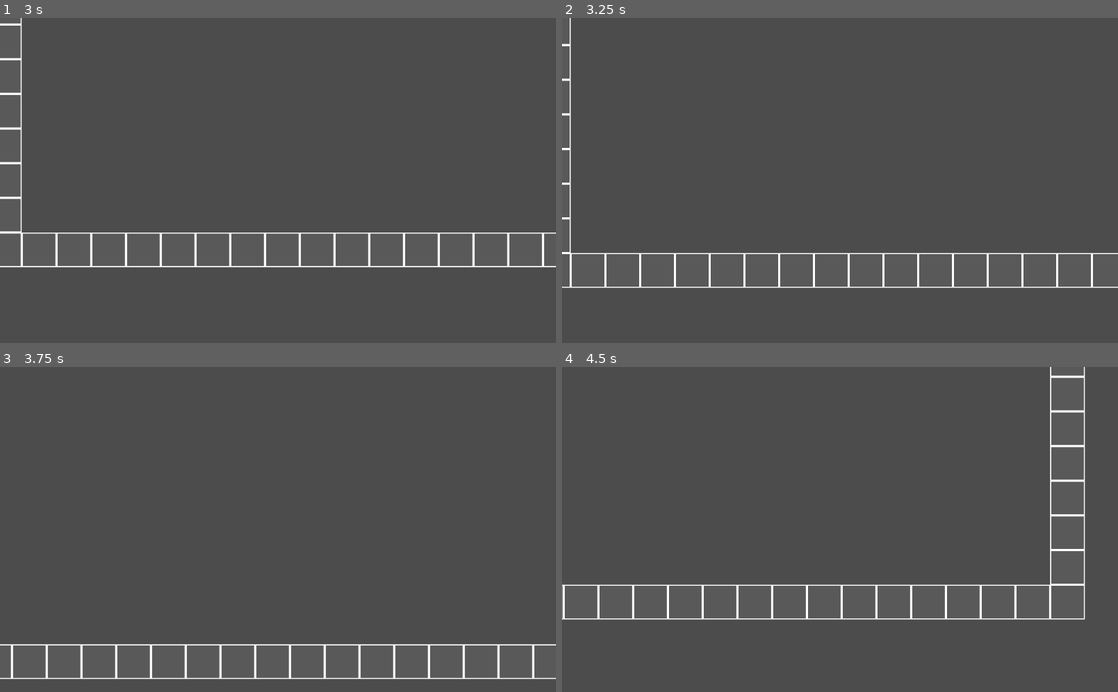
Above: before the commit, frames 1-4 (two rows, left to right).
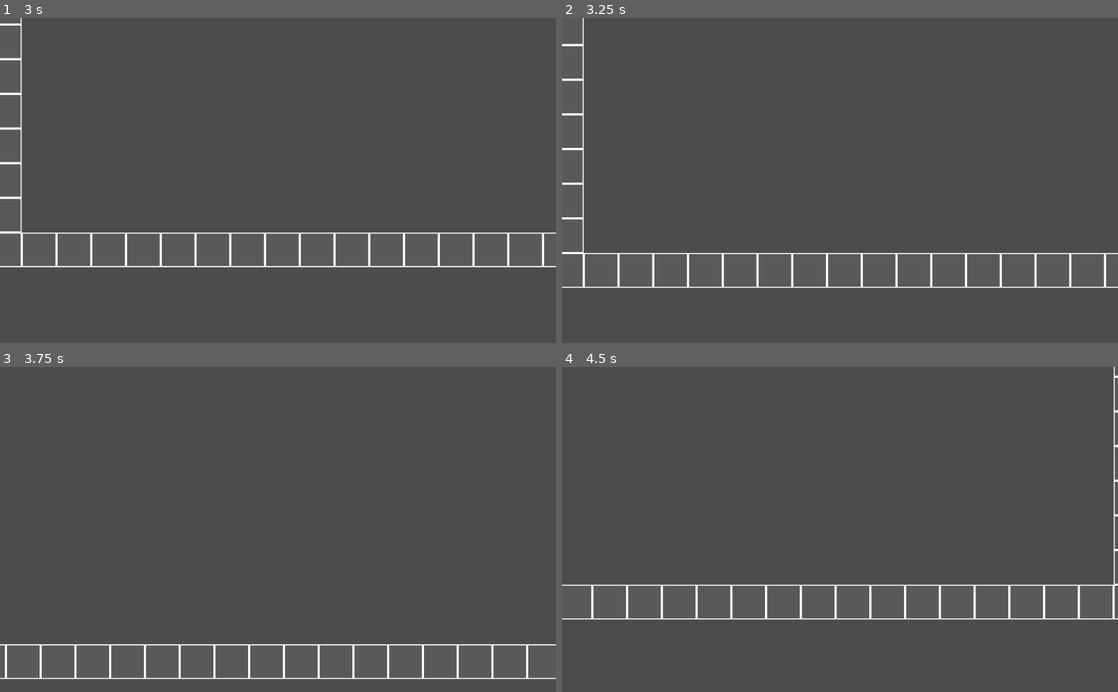
Above: after the commit, the same moments.

Repository: Syndicist/Project_Rose_Mu
Game: Godot game, scene res://Scenes/Test_Scene.tscn
Same seed, same stepped clock (60 frames per second), same inputs: the game is played once before the commit and once after it.
Inputs:
- Up to frame 1 (3 s): tap Enter at 0.5, 2 s; hold 1 (attack) 0.53-1.28 s; hold Right (right) 0.53-2.03 s; tap Space (jump) at 0.77, 1.25, 1.52, 2.75 s; tap 1 (attack) at 1.35 s; hold Left (left) 2.03-2.78 s; hold 1 (attack) 2.03-2.78 s; tap 2 (bash) at 2.1 s; hold Right (right) from 2.78 s (still down); tap 3 (pierce) at 2.85 s
- Up to frame 2 (3.25 s): keep holding Right (right); tap Space (jump) at 3.02 s; tap 1 (attack) at 3.05 s
- Up to frame 3 (3.75 s): keep holding Right (right); hold F (special) from 3.53 s (still down)
- Up to frame 4 (4.5 s): tap Space (jump) at 3.77 s; tap 1 (attack) at 3.8, 4.35 s; release Right (right) at 4.28 s; release F (special) at 4.28 s; hold Left (left) from 4.28 s (still down)

Frame 1 is identical in both runs. In frame 2, 2.0% of the frame differs, in the area x 1-98%, y 0-83%; in frame 3, 1.4%; in frame 4, 2.5%, in the area x 0-100%, y 0-78%.

Commit message:
fix quick attacks

Diff:
--- a/Objects/Actors/Player/Rose/Attack_State.gd
+++ b/Objects/Actors/Player/Rose/Attack_State.gd
@@ -43,7 +43,7 @@
 		else:
 			exit('move_in_air');
 		return;
-	if(!$InterruptTimer.is_stopped() || combo_start || !$ContinueComboTimer.is_stopped()):
+	if(!$InterruptTimer.is_stopped() || combo_start || ($InterruptTimer.is_stopped() && !$ContinueComboTimer.is_stopped())):
 		if(event.is_action_pressed("left")):
 			dir = "Horizontal"
 			update_look_direction(-1);
@@ -67,6 +67,9 @@
 		#if an attack is triggered, commit to it
 		if(event.is_action_pressed("attack")):
 			if(event.is_action_just_pressed("slash")):
+				print($InterruptTimer.is_stopped());
+				print($ContinueComboTimer.is_stopped());
+				print(combo_start);
 				current_attack = 'X';
 			elif(event.is_action_just_pressed("bash") && bash_enabled):
 				current_attack = 'B';
@@ -75,7 +78,8 @@
 
 			if(current_attack != 'nil'):
 				combo_start = false;
-				$InterruptTimer.stop()
+				$InterruptTimer.stop();
+				$ContinueComboTimer.stop();
 				start = true;
 				combo_step += 1;
 		#cancel the combo
--- a/Objects/Actors/Player/Rose/Rose.tscn
+++ b/Objects/Actors/Player/Rose/Rose.tscn
@@ -10,7 +10,7 @@
 custom_solver_bias = 0.0
 extents = Vector2( 10, 20.9771 )
 
-[node name="Rose" type="KinematicBody2D"]
+[node name="Rose" type="KinematicBody2D" index="0"]
 
 input_pickable = false
 collision_layer = 2
@@ -60,7 +60,6 @@
 
 [node name="Attack" type="Node2D" parent="States" index="2"]
 
-editor/display_folded = true
 script = ExtResource( 4 )
 _sections_unfolded = [ "Pause" ]
 
--- a/Scenes/Test_Scene.tscn
+++ b/Scenes/Test_Scene.tscn
@@ -4,7 +4,7 @@
 [ext_resource path="res://Objects/Actors/Player/Rose/Rose.tscn" type="PackedScene" id=2]
 [ext_resource path="res://Objects/Actors/Enemies/Dummy/Dummy.tscn" type="PackedScene" id=3]
 
-[node name="Test" type="Node2D" index="0"]
+[node name="Test" type="Node2D"]
 
 [node name="TileMap" type="TileMap" parent="." index="0"]
 
